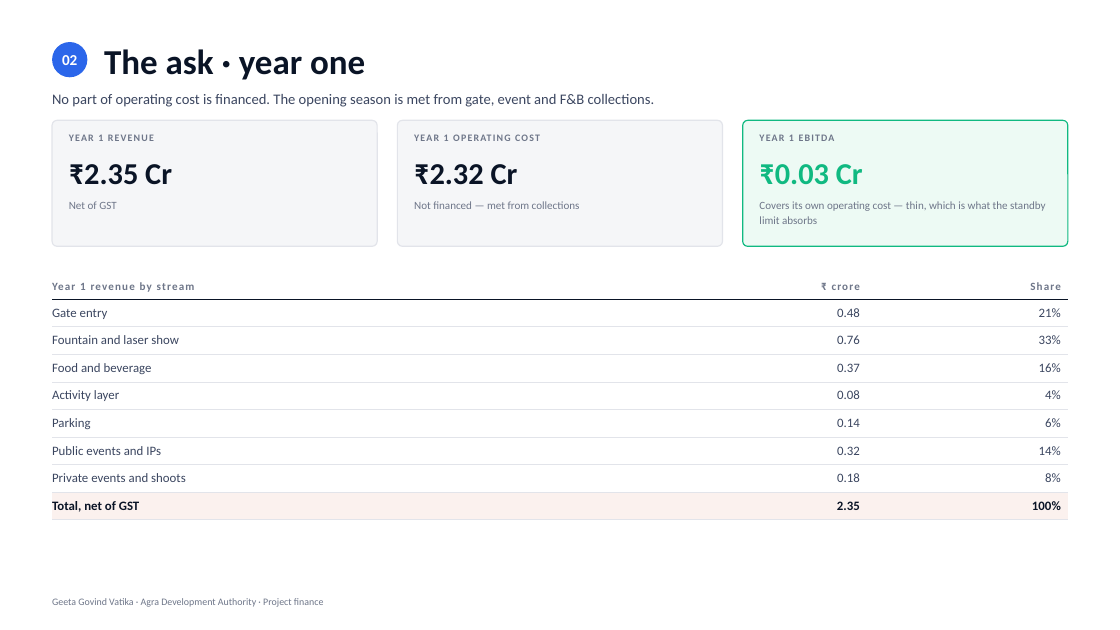
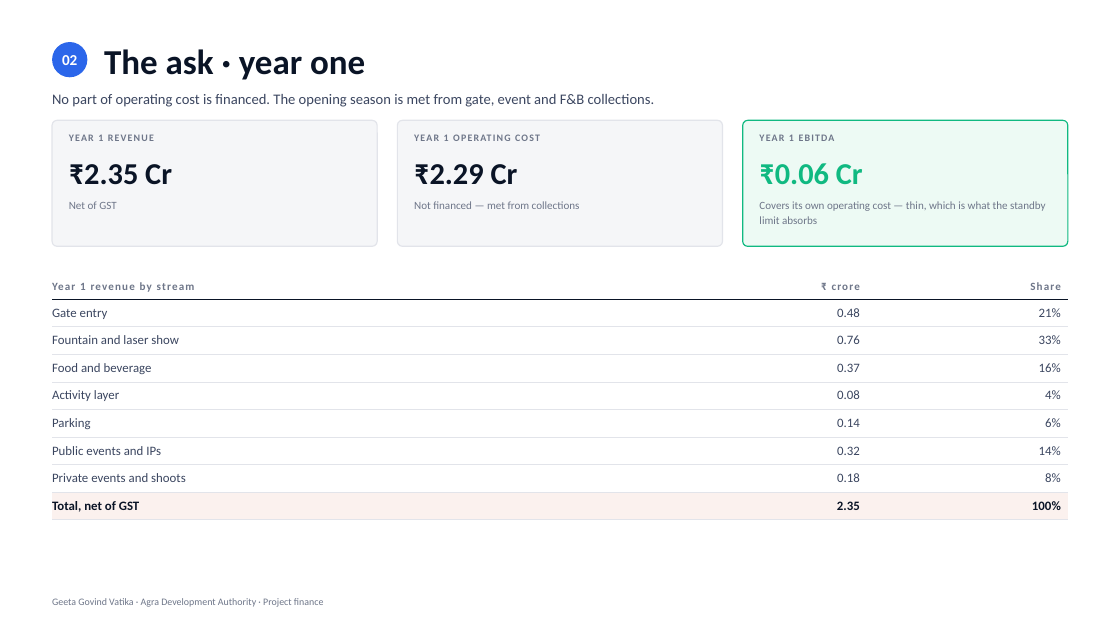
Before and after one commit to eodcfo/vappl-deck, a slide deck: slide 4 of pptx/EOD-Geeta-Govind-Vatika-Project-Finance.pptx. Drawn at 1120x630 pixels with LibreOffice and Linux fonts; fonts in the diff are those of the drawing. Boxes give left, top, right and bottom in pixels: in the first picture for what was removed or moved away, otherwise in the second. Text is boxed around its words. In the diff, an @@ line names an element or a change of style, - is before the commit and + after.

```diff
--- a/pptx/EOD-Geeta-Govind-Vatika-Project-Finance.pptx
+++ b/pptx/EOD-Geeta-Govind-Vatika-Project-Finance.pptx
@@ text at <box>414,164,518,185</box>: text changed @@
-₹2.32 Cr
+₹2.29 Cr
@@ text at <box>759,163,863,185</box>: text changed @@
-₹0.03 Cr
+₹0.06 Cr
```
Also in this commit, not shown: 6 other slides changed, 17 other files.
